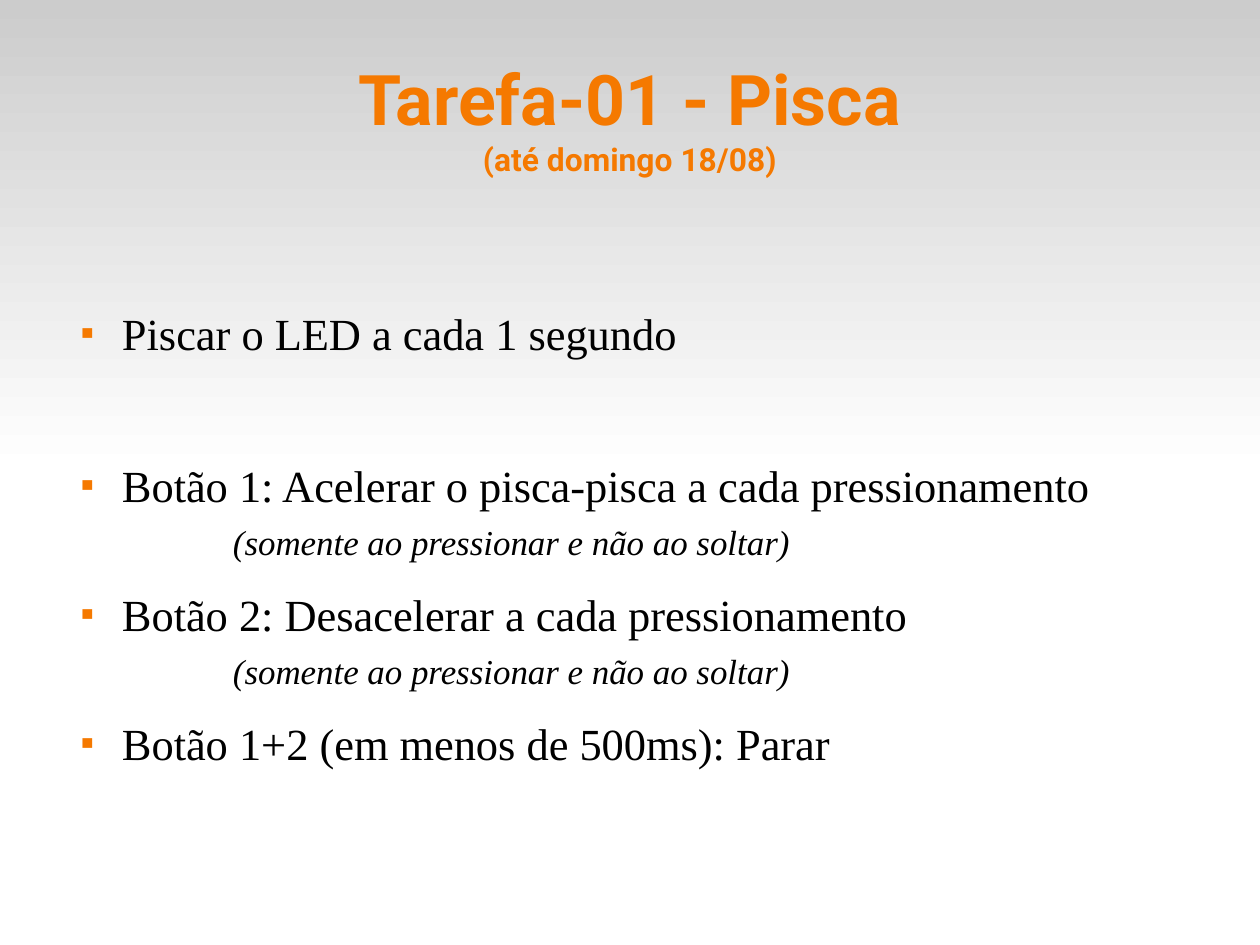
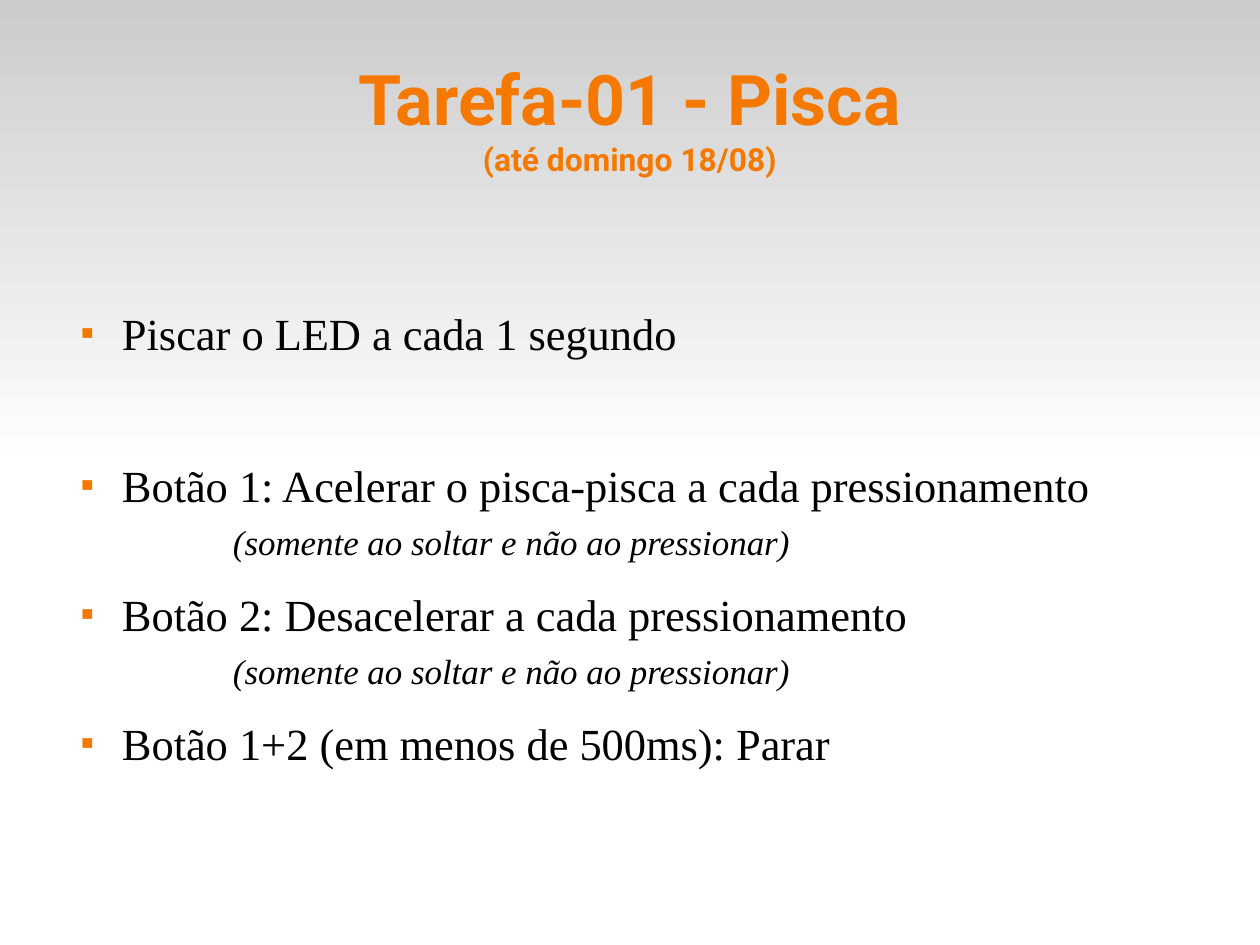
Before and after one commit to fsantanna-uerj/SE, a slide deck: slide 10 of Slides/se-00-intro.odp. Drawn at 1260x945 pixels with LibreOffice and Linux fonts; fonts in the diff are those of the drawing. Boxes give left, top, right and bottom in pixels: in the first picture for what was removed or moved away, otherwise in the second. Text is boxed around its words. In the diff, an @@ line names an element or a change of style, - is before the commit and + after.

```diff
--- a/Slides/se-00-intro.odp
+++ b/Slides/se-00-intro.odp
@@ text at (x1=122, y1=471, x2=1090, y2=692): text changed @@
-■ Botão 1: Acelerar o pisca-pisca a cada pressionamento (somente ao pressionar e não ao soltar)
-■ Botão 2: Desacelerar a cada pressionamento (somente ao pressionar e não ao soltar)
+■ Botão 1: Acelerar o pisca-pisca a cada pressionamento (somente ao soltar e não ao pressionar)
+■ Botão 2: Desacelerar a cada pressionamento (somente ao soltar e não ao pressionar)
```
Also in this commit, not shown: 2 other slides changed, 5 other files.
